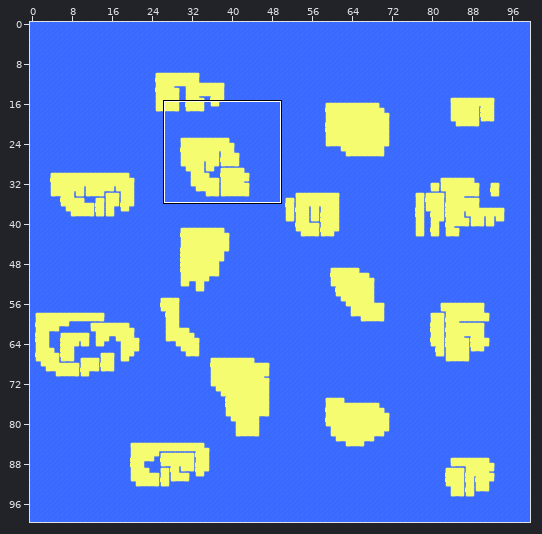
Tiled map (JSON): levels/level0.json. Above, an overview of the earlier version with the close-up marked.
Close-up. First the earlier version:
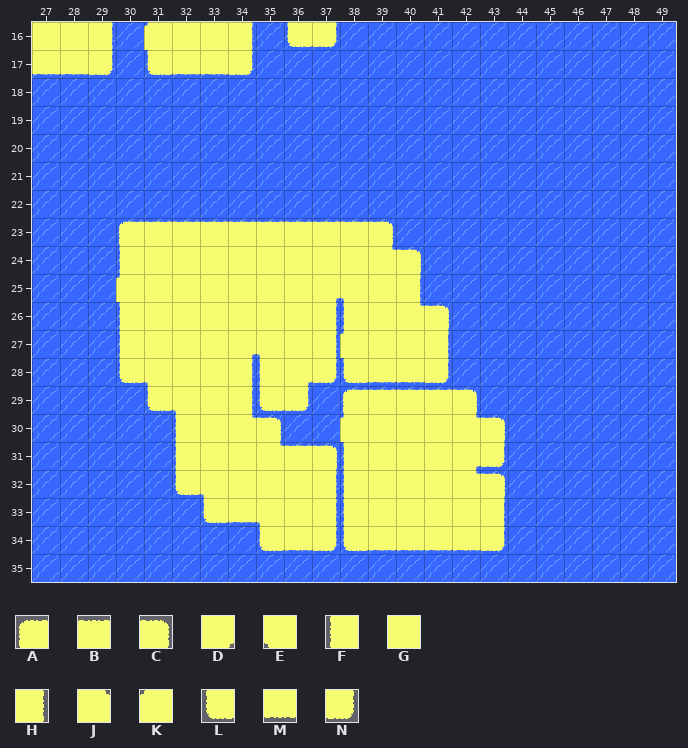
Cells are 32x32 px. Shown: x 27..49, y 16..35. The commit also changed other parts of the map, which this record leaves out.
Key: from "IslandTerrain": A 0, B 1, C 2, D 3, E 4, F 5, G 6, H 7, J 8, K 9, L 10, M 11, N 12.
_ is an empty cell.
Layers that did not change in this view are not listed.
Layer "Islands" before, first column x 27:
16 GGH_KGGH_LN____________
17 MMN_LMMN_______________
18 _______________________
19 _______________________
20 _______________________
21 _______________________
22 _______________________
23 ___ABBBBBBBBC__________
24 ___FGGGGGGGGJC_________
25 ___KGGGGGGDEGH_________
26 ___FGGGGGGHFGJC________
27 ___FGGGDEGHKGGH________
28 ___LEGGHFDNLMMN________
29 ____LEGHLN_ABBBC_______
30 _____FGJC__KGGGJC______
31 _____FGGJBCFGGGDN______
32 _____LEGGGHFGGGJC______
33 ______LMEGHFGGGGH______
34 ________LMNLMMMMN______
35 _______________________
Once edited:
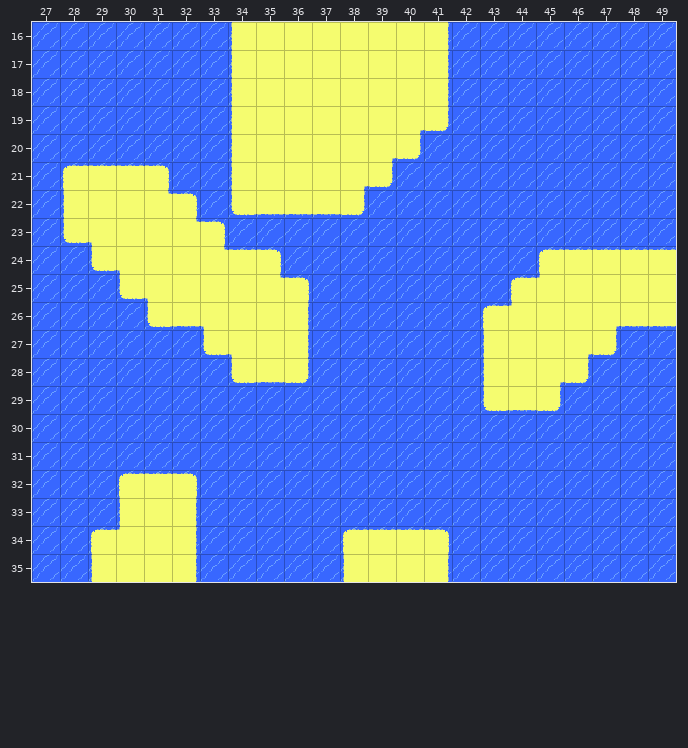
Log entry: Added buggy collisions with islands
Difference:
{"where": "layer \"Islands\""}
{"y":16,"x":27,"old":"GGH","new":"___"}
{"y":16,"x":31,"old":"KGGH_LN____","new":"___FGGGGGGH"}
{"y":17,"x":27,"old":"MMN","new":"___"}
{"y":17,"x":31,"old":"LMMN_______","new":"___FGGGGGGH"}
{"y":18,"x":34,"old":"________","new":"FGGGGGGH"}
{"y":19,"x":34,"old":"________","new":"FGGGGGDN"}
{"y":20,"x":34,"old":"_______","new":"FGGGGDN"}
{"y":21,"x":28,"old":"____","new":"ABBC"}
{"y":21,"x":34,"old":"______","new":"FGGGDN"}
{"y":22,"x":28,"old":"_____","new":"FGGJC"}
{"y":22,"x":34,"old":"_____","new":"LMMMN"}
{"y":23,"x":28,"old":"__ABBBBBBBBC","new":"LEGGJC______"}
{"y":24,"x":29,"old":"_F","new":"LE"}
{"y":24,"x":33,"old":"GGGGGGJC","new":"JBC_____"}
{"y":24,"x":45,"old":"_____","new":"ABBBB"}
{"y":25,"x":30,"old":"KG","new":"LE"}
{"y":25,"x":35,"old":"GGDEGH","new":"JC____"}
{"y":25,"x":44,"old":"______","new":"AKGGGG"}
{"y":26,"x":30,"old":"FGGG","new":"_LME"}
{"y":26,"x":36,"old":"GHFGJC","new":"H_____"}
{"y":26,"x":43,"old":"_______","new":"AKGGDMM"}
{"y":27,"x":30,"old":"FGGGDEGHKGGH","new":"___LEGH_____"}
{"y":27,"x":43,"old":"_____","new":"FGGDN"}
{"y":28,"x":30,"old":"LEGGHFDNLMMN","new":"____LMN_____"}
{"y":28,"x":43,"old":"____","new":"FGDN"}
{"y":29,"x":31,"old":"LEGHLN","new":"______"}
{"y":29,"x":38,"old":"ABBBC___","new":"_____LMN"}
{"y":30,"x":32,"old":"FGJC","new":"____"}
{"y":30,"x":38,"old":"KGGGJC","new":"______"}
{"y":31,"x":32,"old":"FGGJBCFGGGDN","new":"____________"}
{"y":32,"x":30,"old":"__LEGGGHFGGGJC","new":"ABC___________"}
{"y":33,"x":30,"old":"___LMEGHFGGGGH","new":"FGH___________"}
{"y":34,"x":29,"old":"____","new":"AKGH"}
{"y":34,"x":35,"old":"LMNLMMMMN","new":"___ABBC__"}
{"y":35,"x":29,"old":"____","new":"FGGH"}
{"y":35,"x":38,"old":"____","new":"FGGH"}
{"label":"changed","picture_box":[32,22,676,582]}
